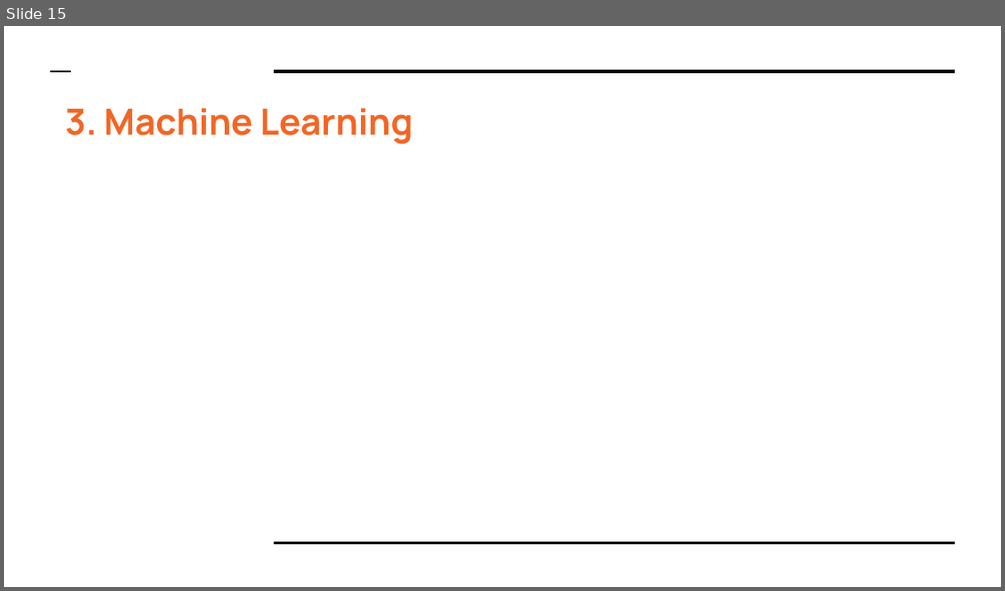
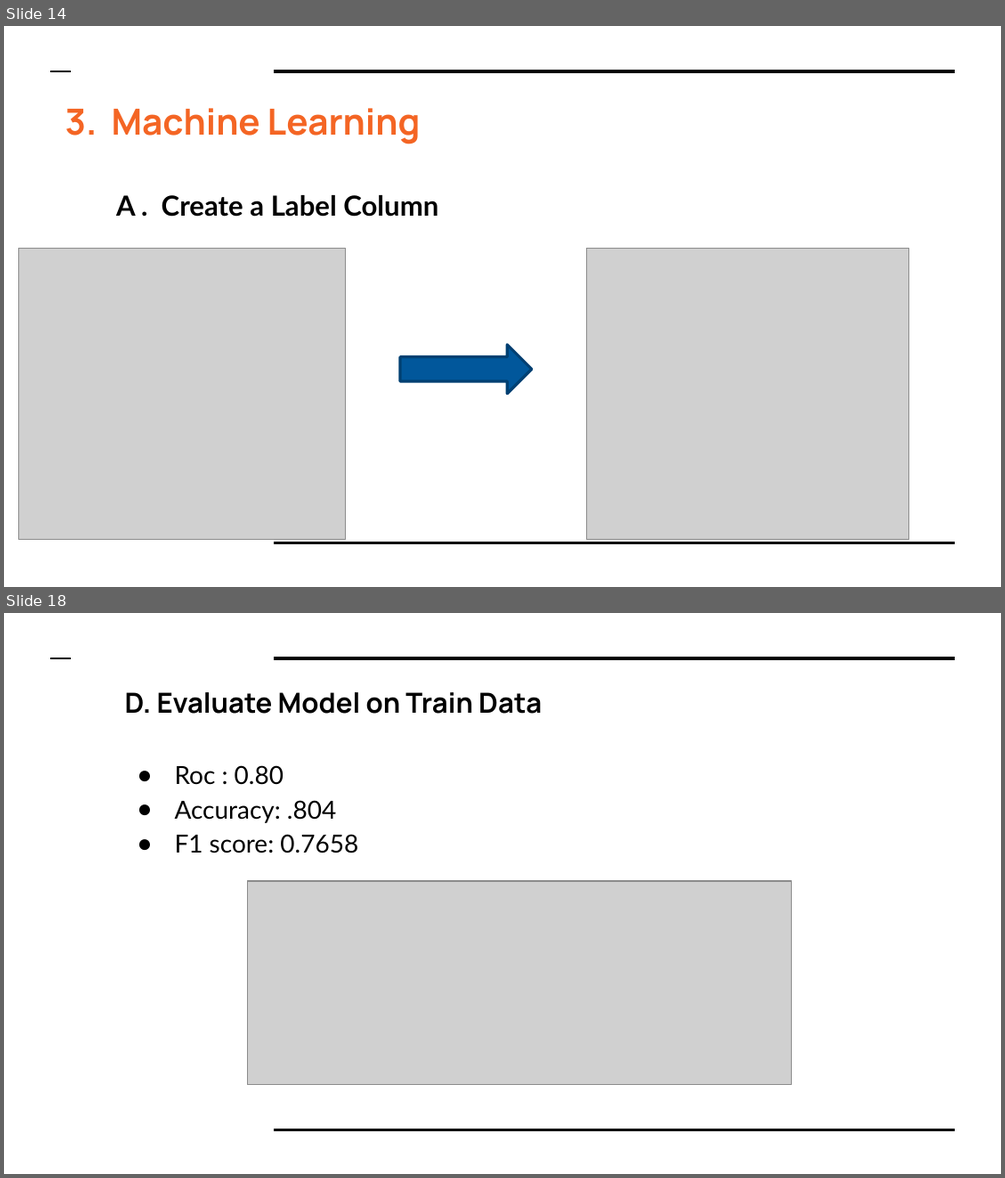
Before and after one commit to HoManLeung/Amazon-analysis, a slide deck: Final Project DS610.pptx. Shown one above the other, each under a label of ours: slide 15 before the commit, slides 14 and 18 after it; the slides between them are not shown. The pictures are 1005x591 and 1005x1178 pixels, drawn with LibreOffice and Linux fonts; fonts in the diff are those of the drawing; grey boxes stand for pictures. Boxes give left, top, right and bottom in pixels: in the first picture for what was removed or moved away, otherwise in the second. Text is boxed around its words. In the diff, an @@ line names an element or a change of style, - is before the commit and + after.

```diff
--- a/Final Project DS610.pptx
+++ b/Final Project DS610.pptx
@@ slide 18 added at (4, 613, 1001, 1174), background #FFFFFF; not listed: 3 template elements that a slide beside it also shows @@
@@ title added at (125, 692, 542, 714), 20 pt, text #000000, bold @@
+D. Evaluate Model on Train Data
@@ text added at (175, 765, 358, 853), 18 pt, text #000000 @@
+● Roc : 0.80
+● Accuracy: .804
+● F1 score: 0.7658
@@ picture added at (247, 881, 792, 1085) @@
@@ what was slide 15 is now slide 14 @@
@@ slide 14 changed as well @@
@@ title "3. Machine Learning" rewrapped from (65, 108, 413, 144) to (65, 108, 421, 144) @@
@@ text added at (116, 195, 438, 216), 20 pt, text #000000, bold @@
+A . Create a Label Column
@@ picture added at (19, 248, 346, 540) @@
@@ picture added at (586, 248, 908, 540) @@
@@ right arrow added at (400, 344, 531, 393), fill #01579B, outline #014073 2 pt @@
```
Also in this commit, not shown: 5 other slides changed, 6 other slides added, 1 slide removed.
